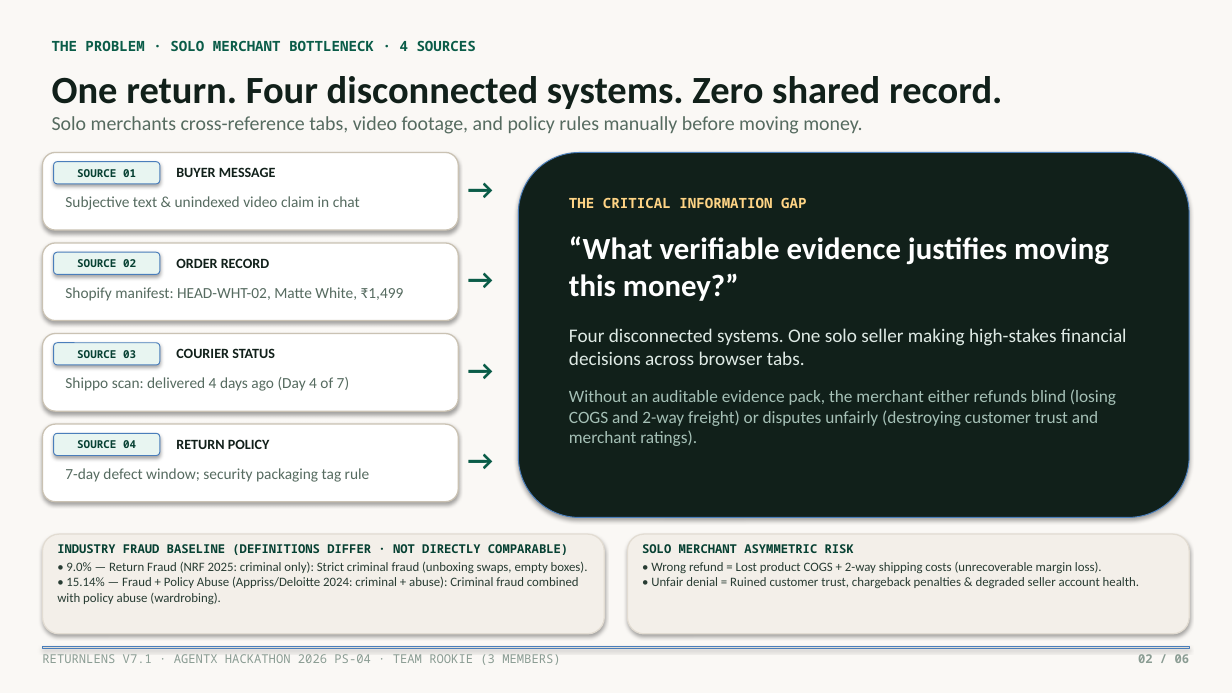
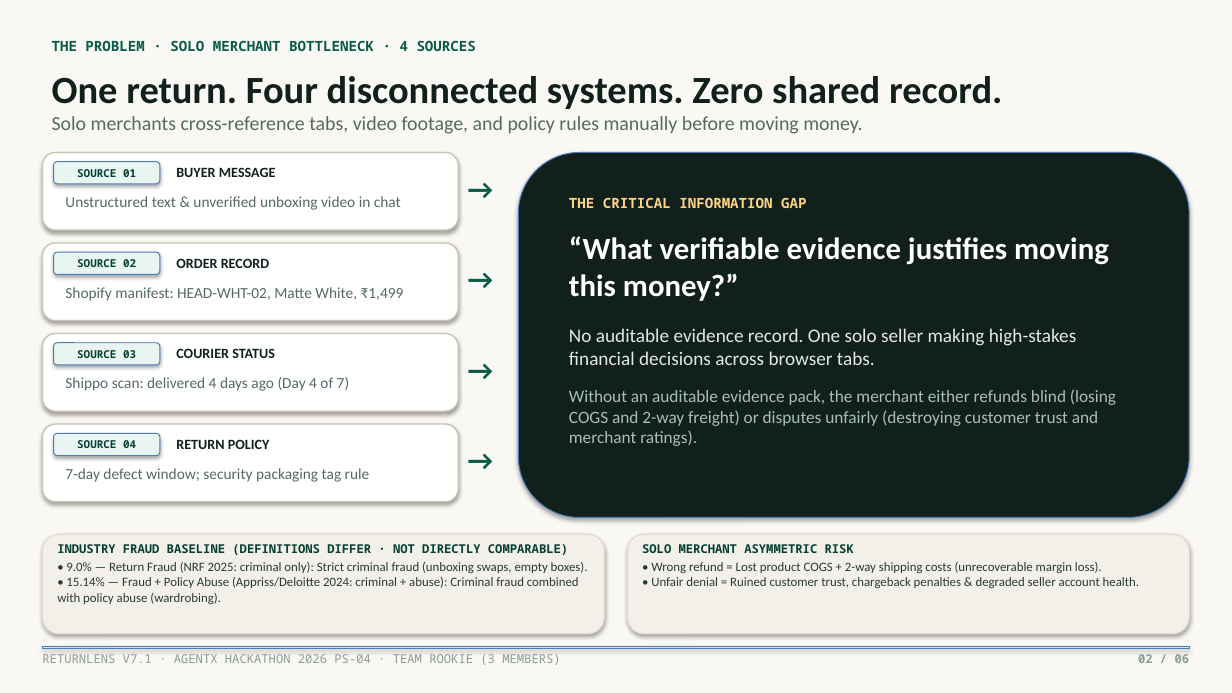
Before and after one commit to lenamkhanhh/hack4hack, a slide deck: slide 2 of ReturnLens_v7_1.pptx. Drawn at 1232x693 pixels with LibreOffice and Linux fonts; fonts in the diff are those of the drawing. Boxes give left, top, right and bottom in pixels: in the first picture for what was removed or moved away, otherwise in the second. Text is boxed around its words. In the diff, an @@ line names an element or a change of style, - is before the commit and + after.

```diff
--- a/ReturnLens_v7_1.pptx
+++ b/ReturnLens_v7_1.pptx
@@ text at (x1=65, y1=196, x2=401, y2=210): text changed @@
-Subjective text & unindexed video claim in chat
+Unstructured text & unverified unboxing video in chat
@@ text at (x1=569, y1=328, x2=1077, y2=365): text changed @@
-Four disconnected systems. One solo seller making high-stakes financial decisions across browser tabs.
+No auditable evidence record. One solo seller making high-stakes financial decisions across browser tabs.
```
Also in this commit, not shown: 4 other slides changed, 18 other files.
